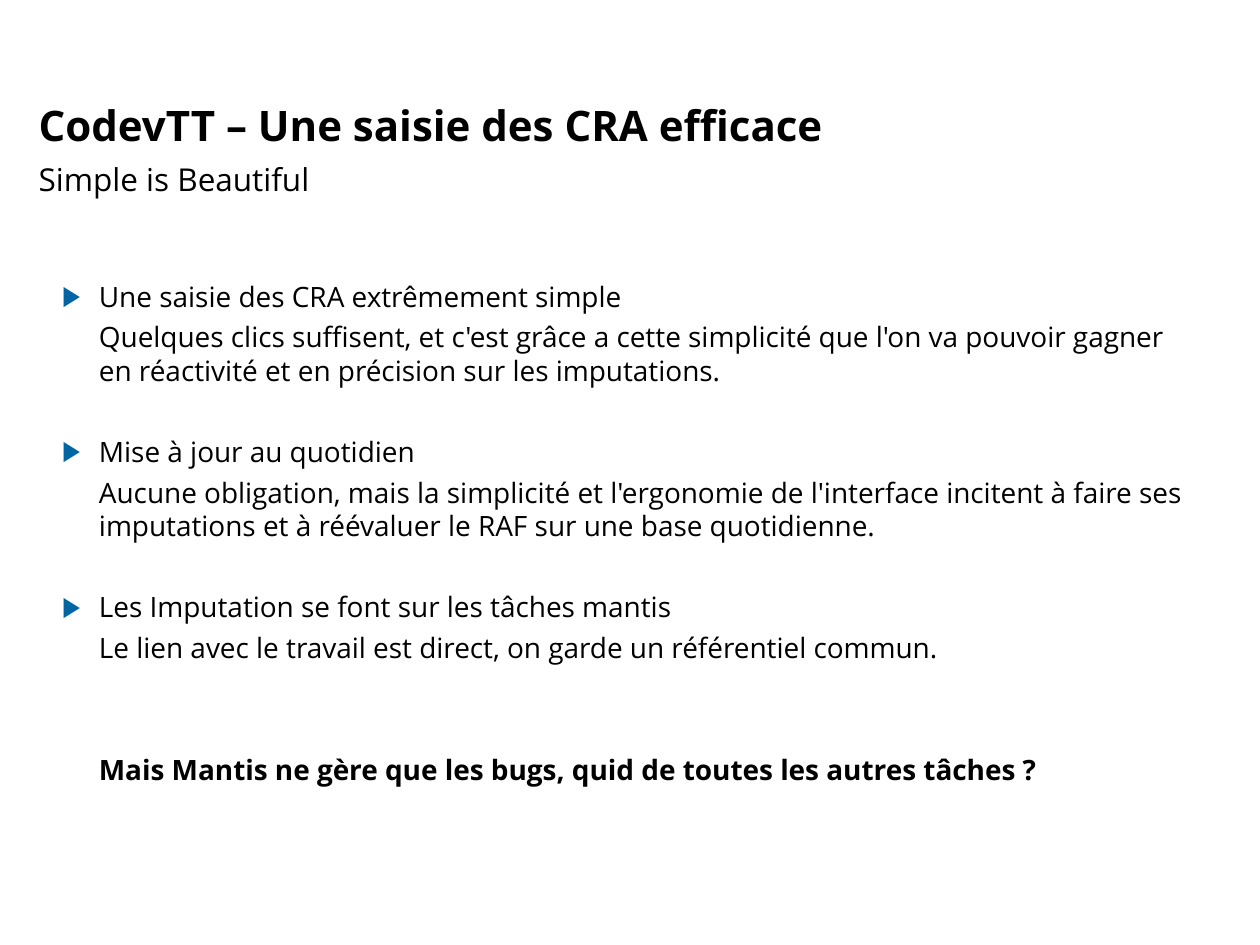
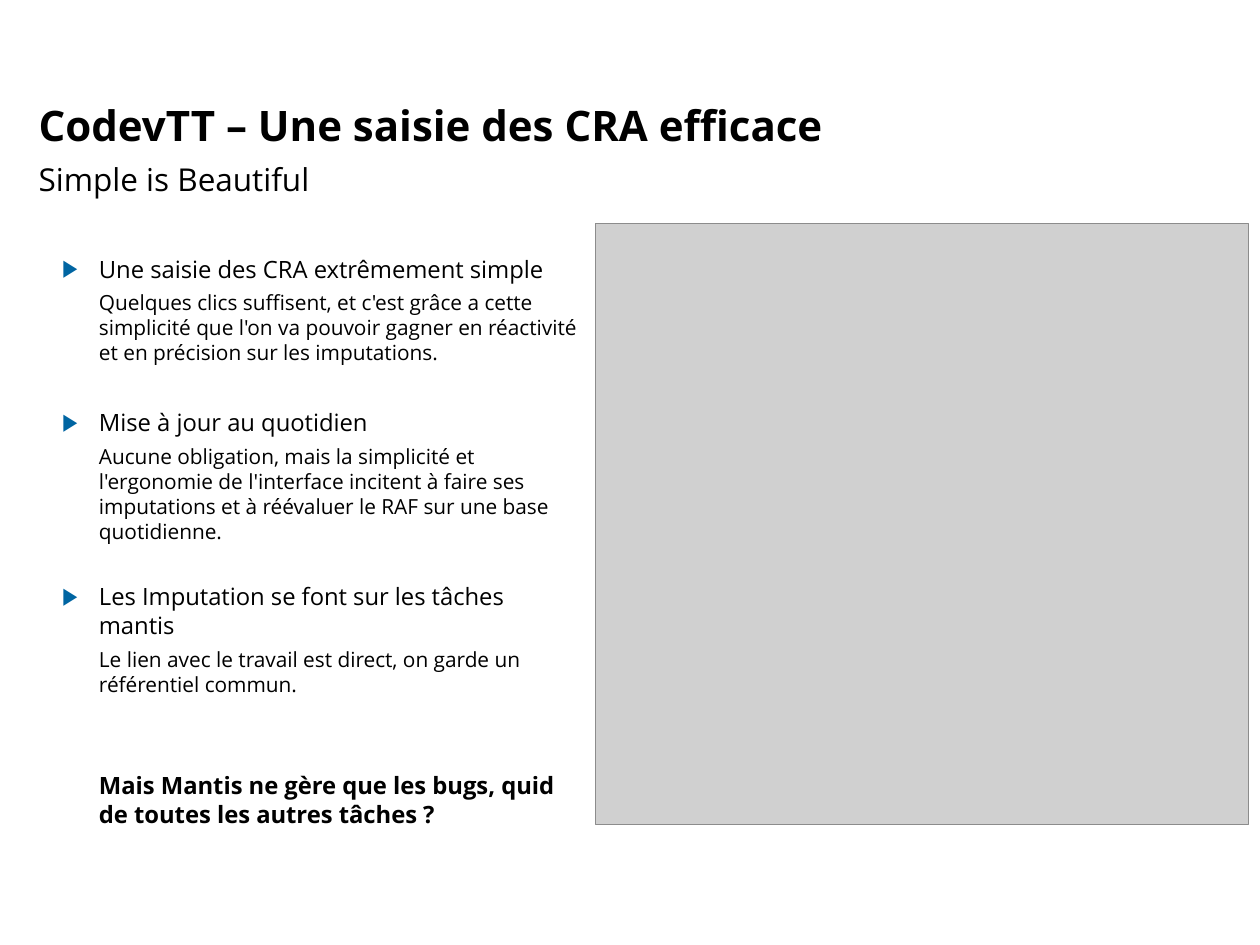
Before and after one commit to lbayle/codev, a slide deck: slide 4 of doc/Presentation/CodevTT_5a7_20120315.odp. Drawn at 1260x945 pixels with LibreOffice and Linux fonts; fonts in the diff are those of the drawing; grey boxes stand for pictures; background and template pictures are left out. Boxes give left, top, right and bottom in pixels: in the first picture for what was removed or moved away, otherwise in the second. Text is boxed around its words. In the diff, an @@ line names an element or a change of style, - is before the commit and + after.

```diff
--- a/doc/Presentation/CodevTT_5a7_20120315.odp
+++ b/doc/Presentation/CodevTT_5a7_20120315.odp
@@ picture added at [595,223,1247,824] @@
@@ text "Une saisie des CRA extrêmement ...": place and size @@
-text "Une saisie des CRA extrêmement ..." at [99,285,1181,787]
+text "Une saisie des CRA extrêmement ..." at [99,259,577,824]
@@ text "Une saisie des CRA extrêmement ..." at [99,259,577,824]: size 16 to 13.6 pt in "Une saisie des CRA extrêmement simple", "Mise à jour au quotidien", "Les Imputation se font sur les tâches ...", "Mais Mantis ne gère que les bugs, ..."; size 16 to 11.9 pt in "Quelques clics suffisent, et c'est grâce a ...", "Aucune obligation, mais la simplicité et l'ergonomie ...", "Le lien avec le travail est direct, ..." @@
```
Also in this commit, not shown: 4 other slides changed, 1 other file.
